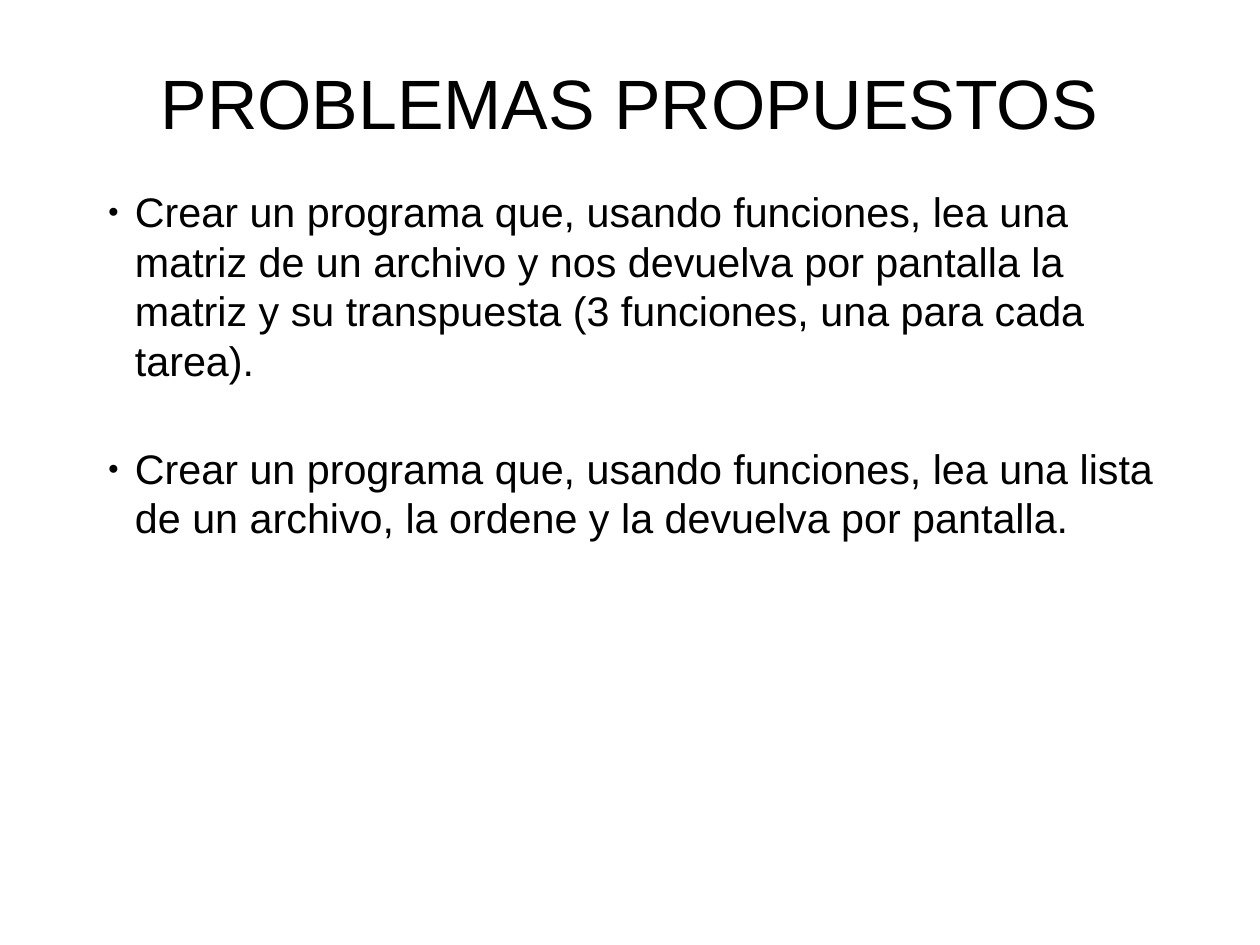
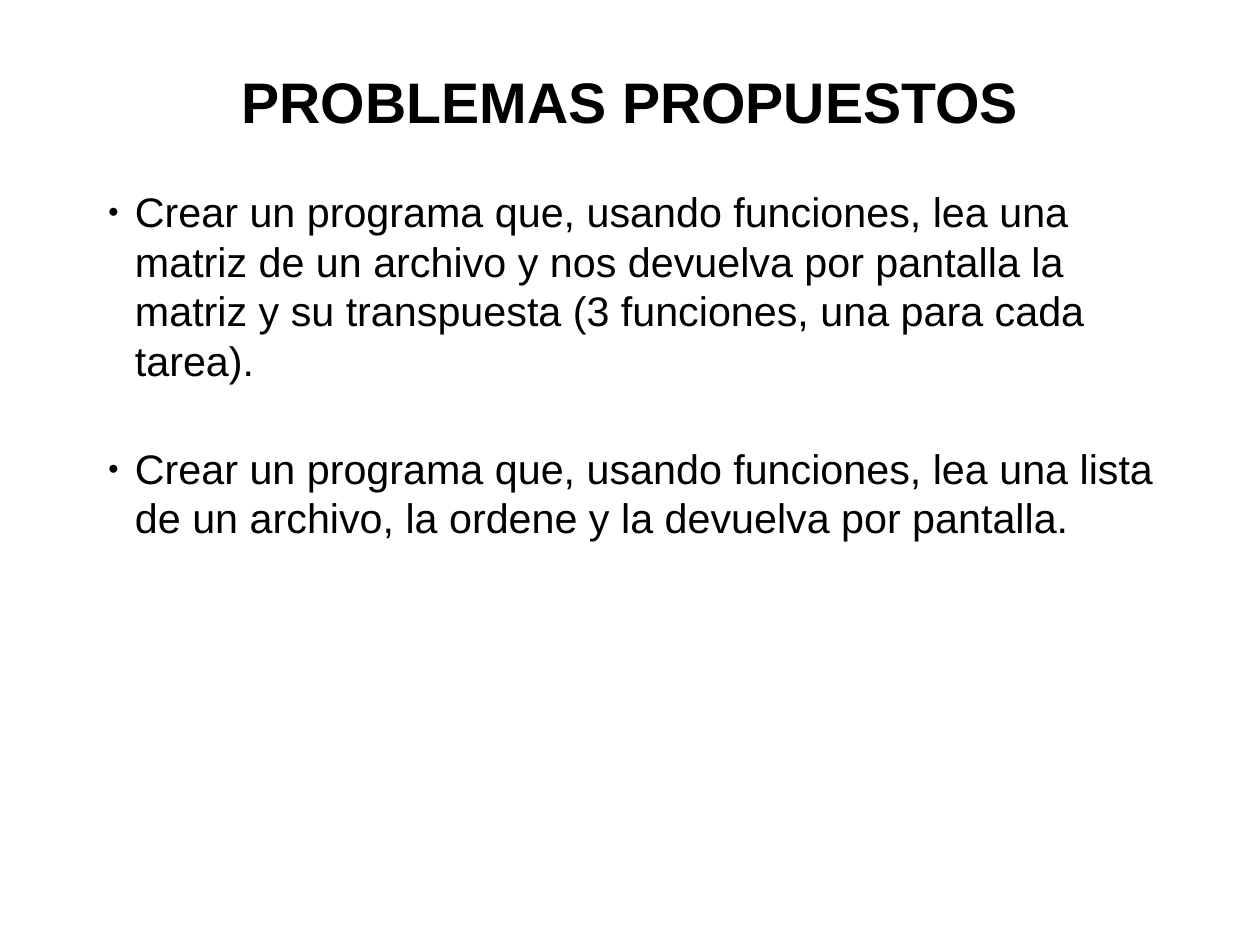
Before and after one commit to trivi/Introduccion-C-EFE-Oct, a slide deck: slide 6 of 08.Punteros/08.Punteros.odp. Drawn at 1260x945 pixels with LibreOffice and Linux fonts; fonts in the diff are those of the drawing. Boxes give left, top, right and bottom in pixels: in the first picture for what was removed or moved away, otherwise in the second. Text is boxed around its words. In the diff, an @@ line names an element or a change of style, - is before the commit and + after.

```diff
--- a/08.Punteros/08.Punteros.odp
+++ b/08.Punteros/08.Punteros.odp
@@ title "PROBLEMAS PROPUESTOS" at (242,83,1018,124): size 44 to 36 pt, bold on @@
```
Also in this commit, not shown: 4 other slides changed, 2 other files.
